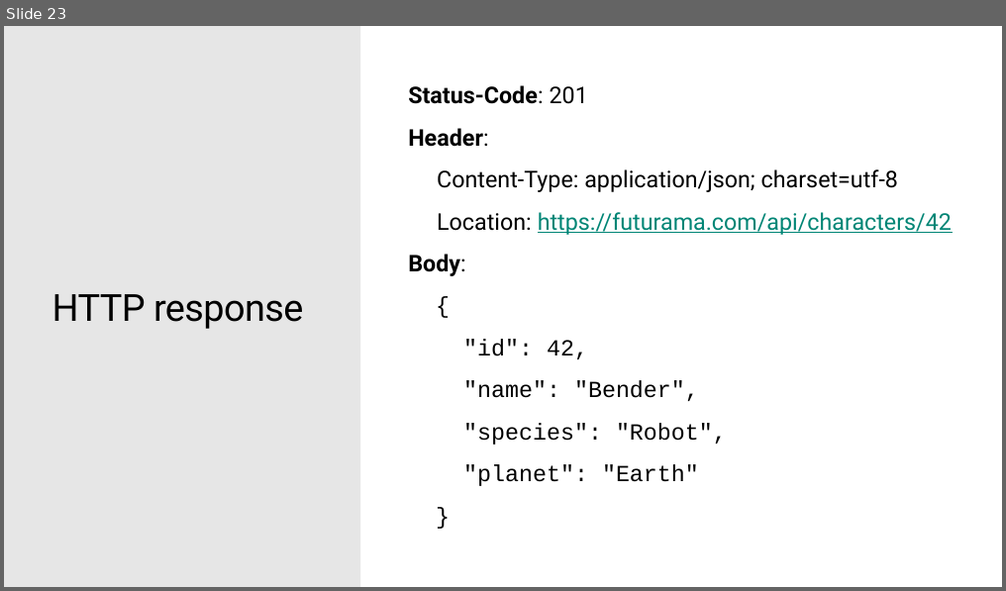
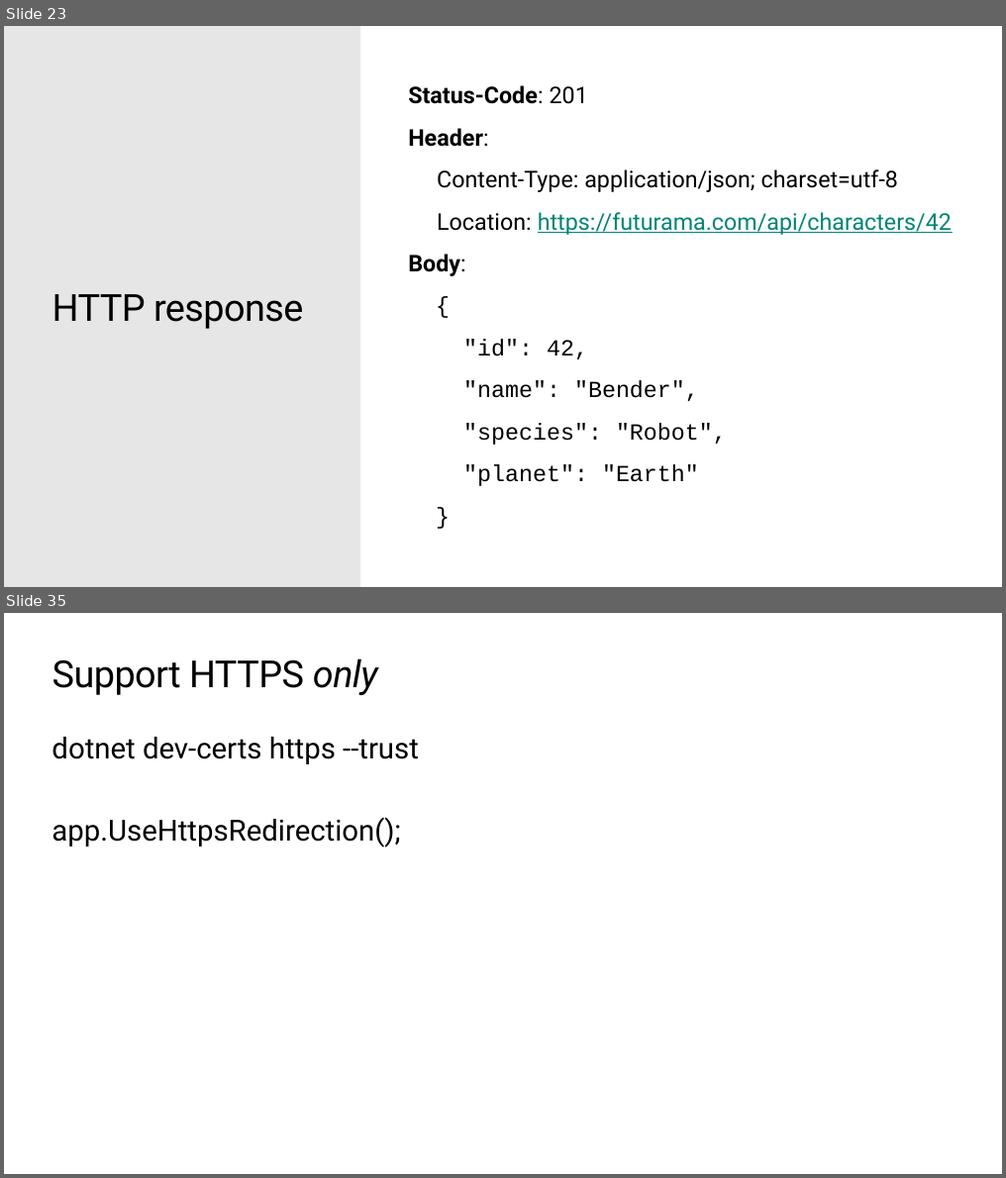
Before and after one commit to ondfisk/BDSA2019, a slide deck: Slides/Lecture09 - JSON and the REST - ASP.NET Core.pptx. Shown one above the other, each under a label of ours: slide 23 before the commit, slides 23 and 35 after it; the slides between them are not shown. The pictures are 1006x591 and 1006x1178 pixels, drawn with LibreOffice and Linux fonts; fonts in the diff are those of the drawing; background and template pictures are left out. Boxes give left, top, right and bottom in pixels: in the first picture for what was removed or moved away, otherwise in the second. Text is boxed around its words. In the diff, an @@ line names an element or a change of style, - is before the commit and + after.

```diff
--- a/Slides/Lecture09 - JSON and the REST - ASP.NET Core.pptx
+++ b/Slides/Lecture09 - JSON and the REST - ASP.NET Core.pptx
@@ slide 35 added at [4,613,1002,1174], background #FFFFFF @@
@@ title added at [53,659,378,695], 36 pt, text #000000 @@
+Support HTTPS only
@@ text added at [52,737,419,848], 28 pt, text #000000 @@
+dotnet dev-certs https --trust
+app.UseHttpsRedirection();
```
Also in this commit, not shown: 1 slide changed, 12 other slides added, 13 other files.
